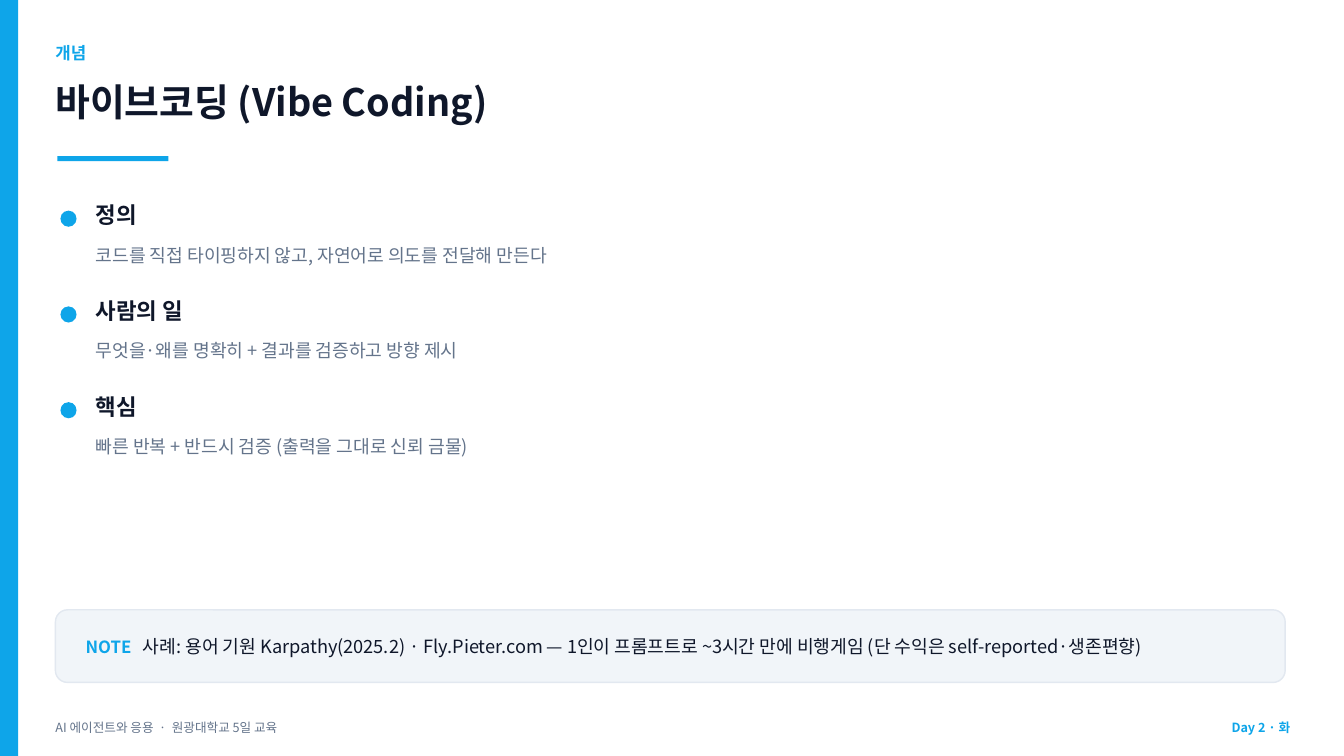
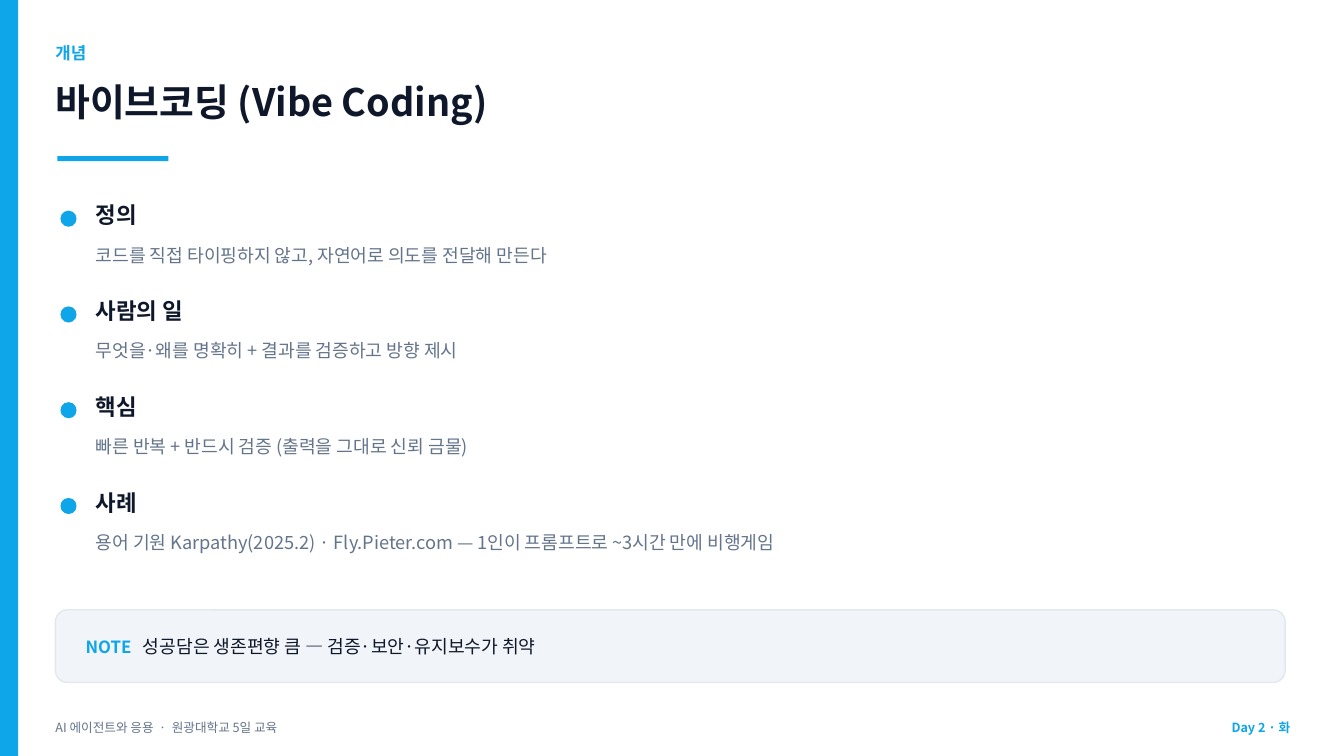
Before and after one commit to jyshin-22/wku-ai-agent-program, a slide deck: slide 17 of slides/day2.pptx (slide 13 before the commit). Drawn at 1344x756 pixels with LibreOffice and Linux fonts; fonts in the diff are those of the drawing. Boxes give left, top, right and bottom in pixels: in the first picture for what was removed or moved away, otherwise in the second. Text is boxed around its words. In the diff, an @@ line names an element or a change of style, - is before the commit and + after.

```diff
--- a/slides/day2.pptx
+++ b/slides/day2.pptx
@@ ellipse added at (60, 498, 77, 514), fill #0EA5E9 @@
@@ text added at (96, 492, 137, 513), 16 pt, text #0F172A, bold @@
+사례
@@ text at (96, 534, 774, 553): text changed; text colour #0F172A to #64748B @@
-NOTE 사례: 용어 기원 Karpathy(2025.2) · Fly.Pieter.com — 1인이 프롬프트로 ~3시간 만에 비행게임 (단 수익은 self-reported·생존편향)
+용어 기원 Karpathy(2025.2) · Fly.Pieter.com — 1인이 프롬프트로 ~3시간 만에 비행게임
@@ text "용어 기원 Karpathy(2025.2) · Fly.Pieter.com ..." at (96, 534, 774, 553): vertical alignment middle to top @@
@@ text added at (86, 638, 535, 655), 13 pt, text #0F172A @@
+NOTE 성공담은 생존편향 큼 — 검증·보안·유지보수가 취약
```
Also in this commit, not shown: 8 other slides changed, 8 slides added, 8 other files.
